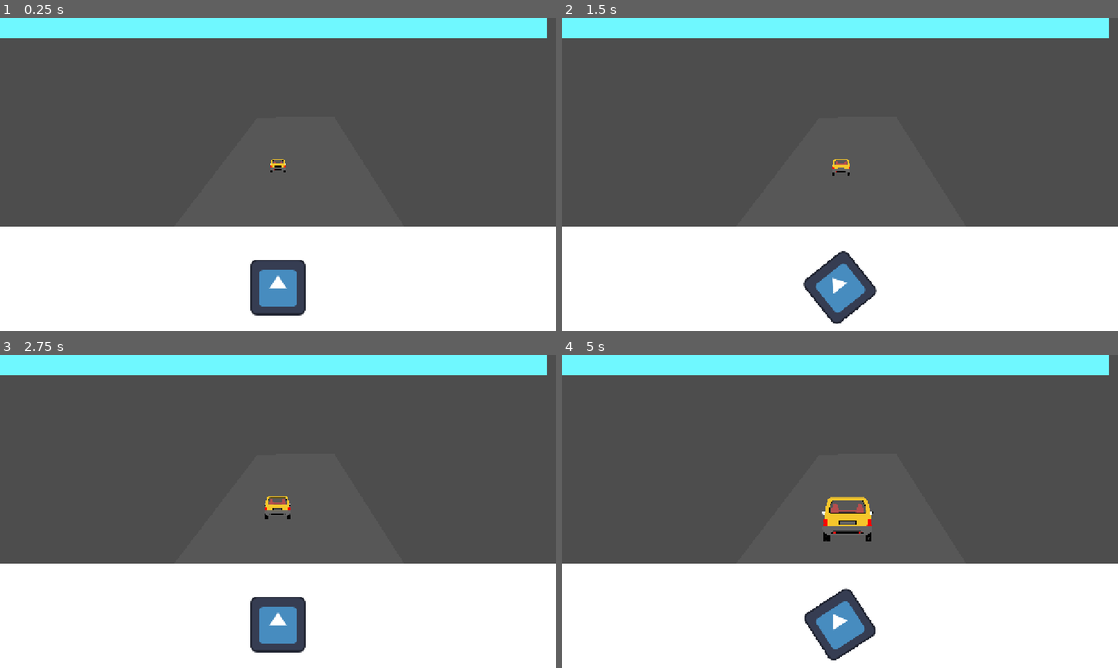
Above: before the commit, frames 1-4 (two rows, left to right).
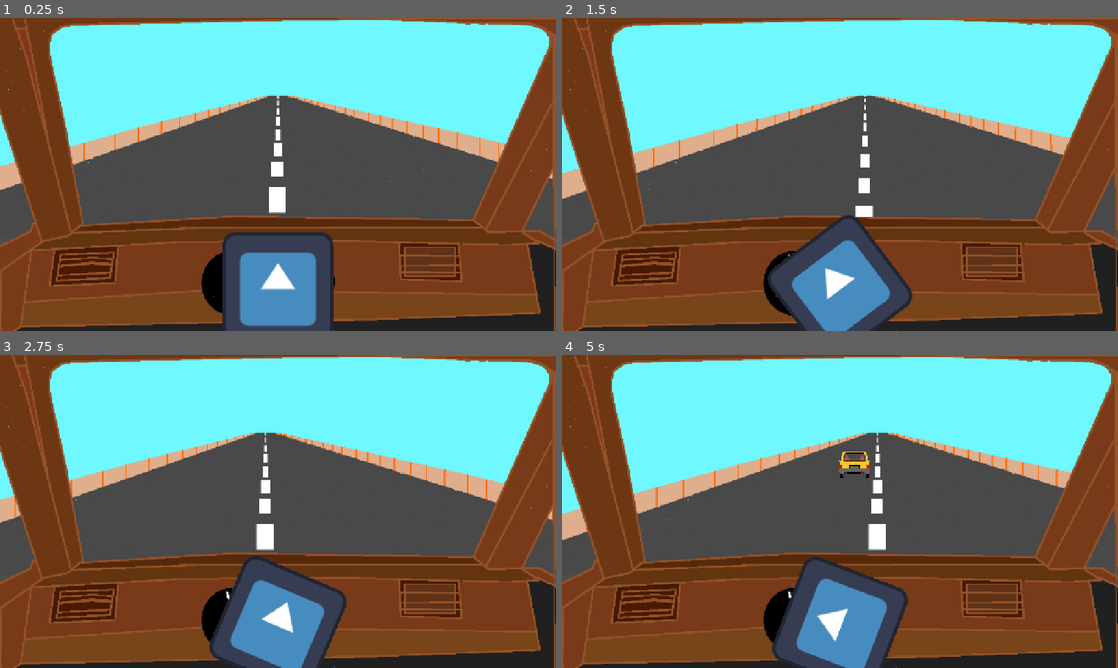
Above: after the commit, the same moments.

Repository: Armaan240/dash-board
Game: Godot game, scene res://game/main.tscn
Same seed, same stepped clock (60 frames per second), same inputs: the game is played once before the commit and once after it. The engine's default icon, where the game draws it, is replaced by a stand-in: a white triangle on a blue panel in a dark square.
Inputs (mouse positions are in pixels of both pictures, inside the frame that each line leads up to):
- Up to frame 1 (0.25 s): no input
- Up to frame 2 (1.5 s): tap Enter at 0.5 s; move the mouse to (867, 174) at 0.52 s; hold Up (ui_up) from 0.53 s (still down); move the mouse to (812, 174) at 1.27 s
- Up to frame 3 (2.75 s): keep holding Up (ui_up); move the mouse to (289, 505) at 2.02 s
- Up to frame 4 (5 s): keep holding Up (ui_up); tap Space at 2.75 s; move the mouse to (834, 517) at 2.77 s; move the mouse to (878, 514) at 3.52 s; move the mouse to (795, 508) at 4.27 s

The runs differ from the first frame. In frame 1, 73% of the frame differs, in the area x 0-100%, y 0-100%; in frame 2, 73%; in frame 3, 73%; in frame 4, 75%.

Commit message:
fixed the sky and road lane and added the main dash :)

Diff:
--- a/game/main.gd
+++ b/game/main.gd
@@ -3,8 +3,24 @@
 var speed := 0.5
 var steer := 0.0
 
+var car_scenes = [preload("res://game/traffic.tscn"),]
+var road_base := 0.0
+var sky_base := 0.0
+
+func _ready():
+	road_base = $road.position.x
+	sky_base = $sky.position.x
+
+var lanes = [-400.0, 400.0]
 func _process(delta):
 	if Input.is_action_pressed("ui_up"):
 		speed = move_toward(speed, 1.0, delta * 0.3)
 	else:
 		speed = move_toward(speed, 0.4, delta * 0.2)
+	$road.speed_scale = speed * 3.0
+	$road.position.x = road_base - steer * 300.0
+	$sky.position.x = sky_base - steer * 80.0
+func _on_spawn_timer_timeout():
+	var car = car_scenes.pick_random().instantiate()
+	car.lane_offset = lanes.pick_random()
+	$Traffic.add_child(car)
--- a/game/main.tscn
+++ b/game/main.tscn
@@ -2,33 +2,59 @@
 
 [ext_resource type="Texture2D" uid="uid://dv776vjne8f4f" path="res://icon.svg" id="1_oa506"]
 [ext_resource type="Script" uid="uid://dm7lyfsg5bsva" path="res://game/main.gd" id="1_vop5m"]
+[ext_resource type="Texture2D" uid="uid://bupwoq3le73wb" path="res://art/road/sprite_0.png" id="2_dgpao"]
 [ext_resource type="Script" uid="uid://c5ter8cac74al" path="res://game/steer.gd" id="2_xtpaf"]
-[ext_resource type="PackedScene" uid="uid://pw4ket3wwr50" path="res://game/traffic.tscn" id="3_emt18"]
+[ext_resource type="Texture2D" uid="uid://g4wj2c3f8lco" path="res://art/road/sprite_1.png" id="3_wjctj"]
+[ext_resource type="Texture2D" uid="uid://8ut0wvwqsqm5" path="res://art/dash.png" id="4_dgpao"]
+
+[sub_resource type="SpriteFrames" id="SpriteFrames_ngg10"]
+animations = [{
+"frames": [{
+"duration": 1.0,
+"texture": ExtResource("2_dgpao")
+}, {
+"duration": 1.0,
+"texture": ExtResource("3_wjctj")
+}],
+"loop": 1,
+"name": &"default",
+"speed": 5.0
+}]
 
 [node name="main" type="Node2D" unique_id=1447248174]
 script = ExtResource("1_vop5m")
 
 [node name="sky" type="ColorRect" parent="." unique_id=1418261381]
-offset_right = 1260.0
-offset_bottom = 47.0
+offset_left = -75.0
+offset_top = -21.0
+offset_right = 1443.0
+offset_bottom = 431.0
 color = Color(0.43576503, 0.97126406, 1, 1)
 
-[node name="Polygon2D" type="Polygon2D" parent="." unique_id=752862072]
-color = Color(0.34407577, 0.34407574, 0.34407574, 1)
-polygon = PackedVector2Array(593, 229, 769, 227, 1077, 710, 223, 712)
+[node name="road" type="AnimatedSprite2D" parent="." unique_id=1705437864]
+position = Vector2(640, 340)
+scale = Vector2(1.5, 1.5)
+sprite_frames = SubResource("SpriteFrames_ngg10")
+autoplay = "default"
+frame_progress = 0.52573323
 
-[node name="traffic" type="Node" parent="." unique_id=224468794]
+[node name="Sprite2D" type="Sprite2D" parent="." unique_id=1264398411]
+z_index = 1
+position = Vector2(640, 370)
+scale = Vector2(1, 1.0277778)
+texture = ExtResource("4_dgpao")
 
-[node name="dashboard" type="ColorRect" parent="." unique_id=896109613]
-offset_top = 480.0
-offset_right = 1280.0
-offset_bottom = 720.0
+[node name="SpawnTimer" type="Timer" parent="." unique_id=1224308752]
+wait_time = 3.1999999999999997
+autostart = true
 
 [node name="steer" type="Sprite2D" parent="." unique_id=748449097]
+z_index = 2
 position = Vector2(640, 620)
+scale = Vector2(2, 2)
 texture = ExtResource("1_oa506")
 script = ExtResource("2_xtpaf")
 
 [node name="Traffic" type="Node" parent="." unique_id=729154072]
 
-[node name="traffic" parent="Traffic" unique_id=579190077 instance=ExtResource("3_emt18")]
+[connection signal="timeout" from="SpawnTimer" to="." method="_on_spawn_timer_timeout"]
--- a/game/steer.gd
+++ b/game/steer.gd
@@ -15,6 +15,5 @@
 		steer = clamp(steer + event.relative.x * SENSITIVITY, -0.5, 0.5)
 
 func _process(delta):
-	steer = move_toward(steer, 0.0, delta * 0.3)
-	rotation = lerp_angle(rotation, steer * deg_to_rad(120), delta * 10)
 	get_tree().current_scene.steer = steer
+	rotation = lerp_angle(rotation, steer * deg_to_rad(240), delta * 10)
--- a/game/traffic.gd
+++ b/game/traffic.gd
@@ -3,18 +3,21 @@
 var depth := 0.0
 var lane_offset := 0.0
 var drift := -60.0
-const HORIZON_Y := 340.0
-const BOTTOM_Y := 500.0
+const HORIZON_Y := 205.0
+const BOTTOM_Y := 450.0
 const VANISH_X := 640.0
 
 @onready var main = get_tree().current_scene
 @onready var sprite = $Sprite
 
+
 func _process(delta):
-	depth += delta * 0.1
+	depth += delta * main.speed * 0.25
+	sprite.speed_scale = main.speed * 3.0
 	var t = depth * depth
-	scale = Vector2.ONE * lerp(0.1, 1.0, t)
+	var tx = pow(depth, 2.5)
+	scale = Vector2.ONE * lerp(0.05, 0.8, t)
 	position.y = lerp(HORIZON_Y, BOTTOM_Y, t)
-	position.x = VANISH_X + (lane_offset + drift * depth - main.steer * 400.0) * t
+	position.x = VANISH_X + lane_offset * tx - main.steer * 300.0
 	if depth > 1.2:
 		queue_free()
Binary file added: art/dash.png
Not shown, added: art/dash.png.import
Binary file added: art/road/sprite_0.png
Not shown, added: art/road/sprite_0.png.import
Binary file added: art/road/sprite_1.png
Not shown, added: art/road/sprite_1.png.import
